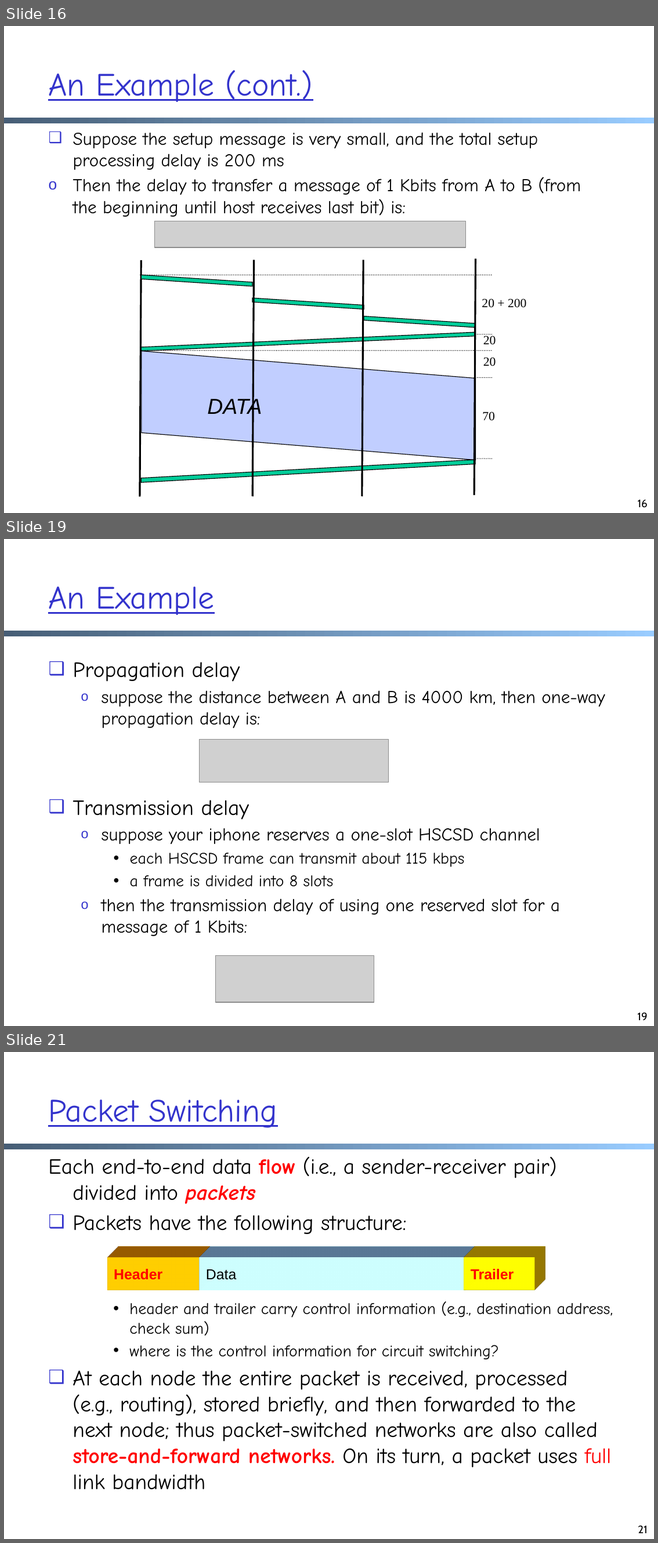
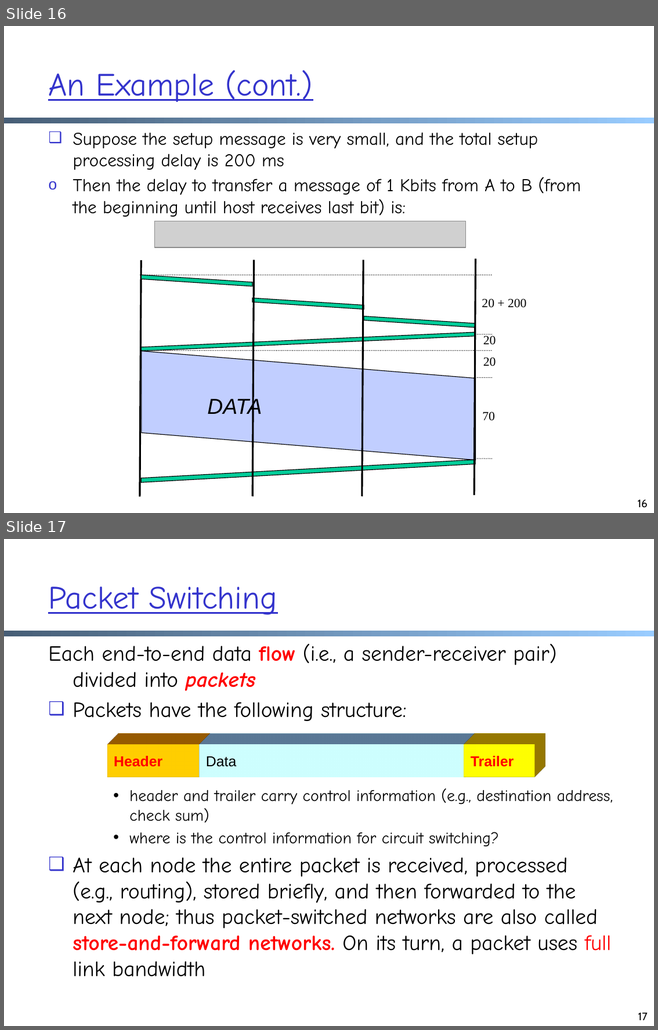
Before and after one commit to xiangq27/xiangq27.github.io, a slide deck: courses/cnns-xmuf21/files/lectures/architecture.pptx. Shown one above the other, each under a label of ours: slides 16, 19 and 21 before the commit, slides 16 and 17 after it; the slides between them are not shown. The pictures are 658x1543 and 658x1030 pixels, drawn with LibreOffice and Linux fonts; fonts in the diff are those of the drawing; grey boxes stand for pictures. Boxes give left, top, right and bottom in pixels: in the first picture for what was removed or moved away, otherwise in the second. Text is boxed around its words. In the diff, an @@ line names an element or a change of style, - is before the commit and + after.

```diff
--- a/courses/cnns-xmuf21/files/lectures/architecture.pptx
+++ b/courses/cnns-xmuf21/files/lectures/architecture.pptx
@@ slide 19 removed at (4, 539, 654, 1026), background #FFFFFF; not listed: 2 template elements that a slide beside it also shows @@
@@ title removed at (48, 587, 214, 615) @@
-An Example
@@ text removed at (73, 662, 604, 936) @@
-❑ Propagation delay
-  o suppose the distance between A and B is 4000 km, then one-way propagation delay is:
-❑ Transmission delay
-  o suppose your iphone reserves a one-slot HSCSD channel
-    • each HSCSD frame can transmit about 115 kbps
-    • a frame is divided into 8 slots
-  o then the transmission delay of using one reserved slot for a message of 1 Kbits:
@@ picture removed at (199, 739, 388, 783) @@
@@ picture removed at (215, 955, 373, 1002) @@
@@ page number removed at (637, 1012, 647, 1020) @@
-19
@@ what was slide 21 is now slide 17 @@
@@ page number at (638, 1013, 647, 1020): text changed @@
-21
+17
```
Also in this commit, not shown: 17 slides changed, 5 other slides removed, 1 other file.
